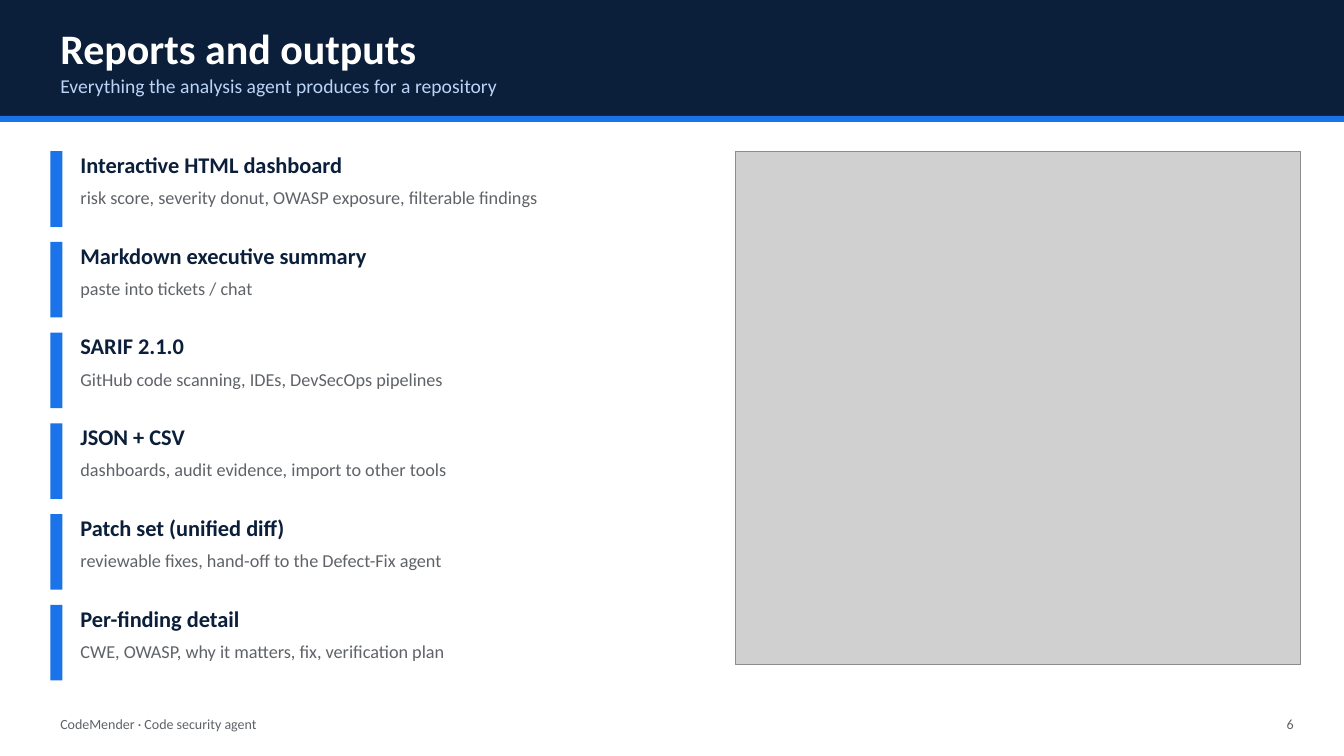
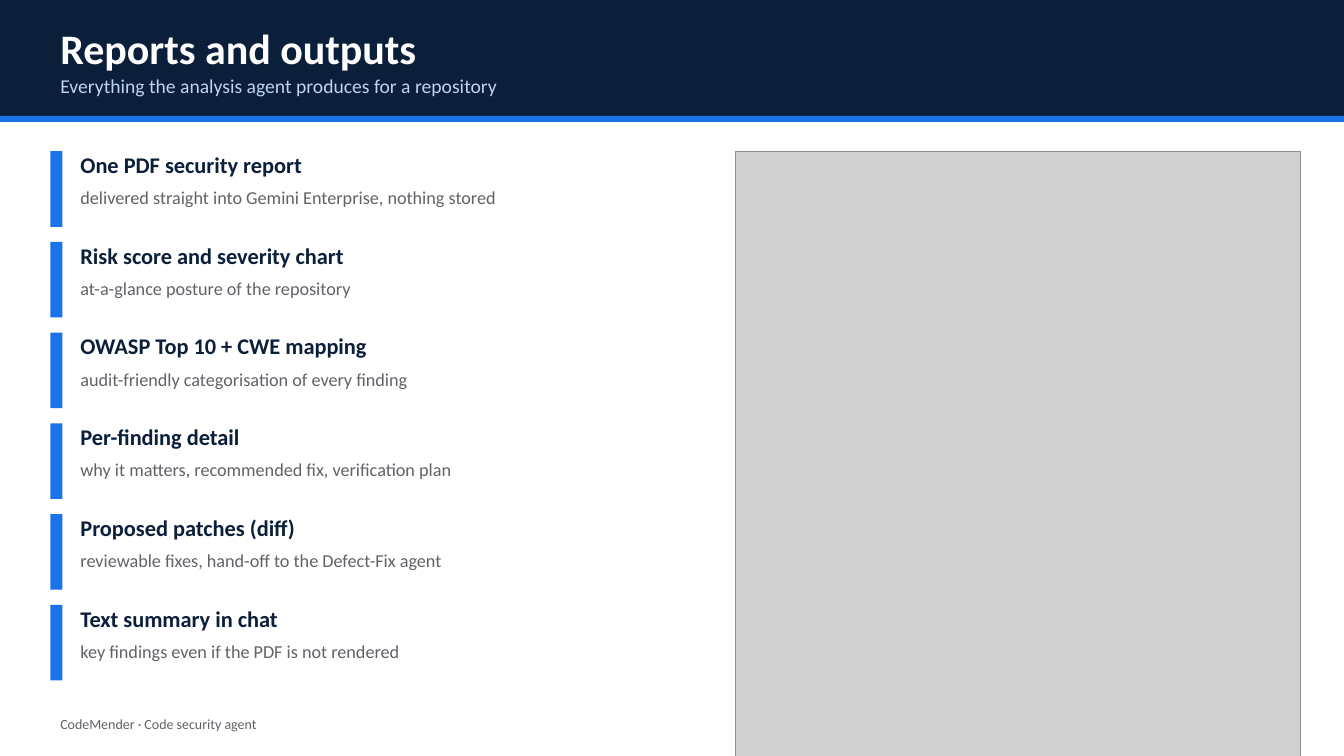
Before and after one commit to DasBalvinderDas/code-mender, a slide deck: slide 6 of ppt/CodeMender_Overview.pptx. Drawn at 1344x756 pixels with LibreOffice and Linux fonts; fonts in the diff are those of the drawing; grey boxes stand for pictures. Boxes give left, top, right and bottom in pixels: in the first picture for what was removed or moved away, otherwise in the second. Text is boxed around its words. In the diff, an @@ line names an element or a change of style, - is before the commit and + after.

```diff
--- a/ppt/CodeMender_Overview.pptx
+++ b/ppt/CodeMender_Overview.pptx
@@ text at box(80, 157, 302, 177): text changed @@
-Interactive HTML dashboard
+One PDF security report
@@ picture: place and size @@
-picture at box(736, 151, 1301, 664)
+picture at box(736, 151, 1301, 756)
@@ text at box(80, 191, 496, 207): text changed @@
-risk score, severity donut, OWASP exposure, filterable findings
+delivered straight into Gemini Enterprise, nothing stored
@@ text at box(80, 248, 344, 268): text changed @@
-Markdown executive summary
+Risk score and severity chart
@@ text at box(80, 282, 351, 298): text changed @@
-paste into tickets / chat
+at-a-glance posture of the repository
@@ text at box(80, 338, 366, 358): text changed @@
-SARIF 2.1.0
+OWASP Top 10 + CWE mapping
@@ text at box(80, 373, 407, 389): text changed @@
-GitHub code scanning, IDEs, DevSecOps pipelines
+audit-friendly categorisation of every finding
@@ text at box(80, 429, 240, 449): text changed @@
-JSON + CSV
+Per-finding detail
@@ text at box(80, 463, 451, 479): text changed @@
-dashboards, audit evidence, import to other tools
+why it matters, recommended fix, verification plan
@@ text at box(80, 519, 295, 540): text changed @@
-Patch set (unified diff)
+Proposed patches (diff)
@@ text at box(80, 611, 278, 631): text changed @@
-Per-finding detail
+Text summary in chat
@@ text at box(80, 645, 399, 661): text changed @@
-CWE, OWASP, why it matters, fix, verification plan
+key findings even if the PDF is not rendered
@@ text removed at box(1287, 719, 1294, 729) @@
-6
```
Also in this commit, not shown: 19 other files.
